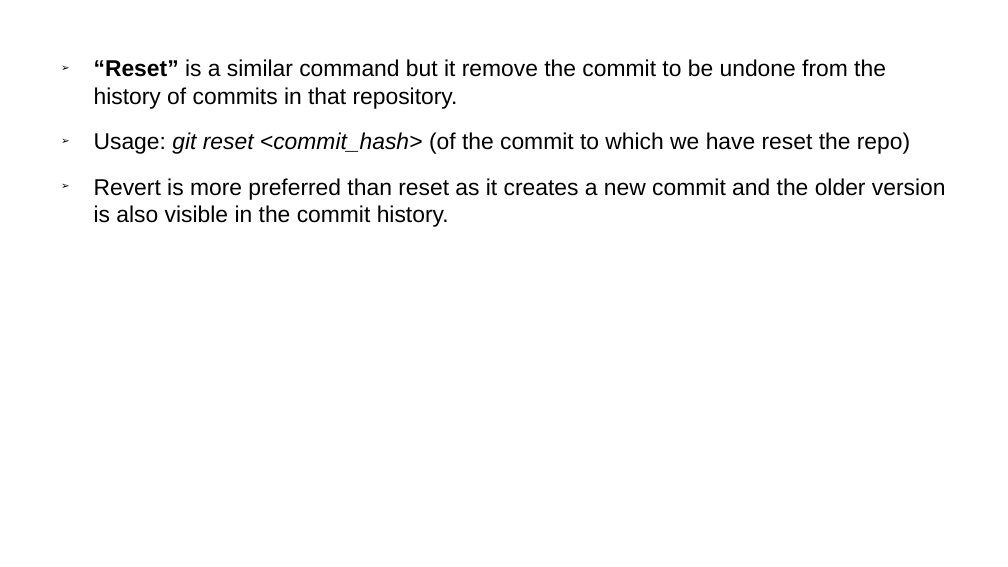
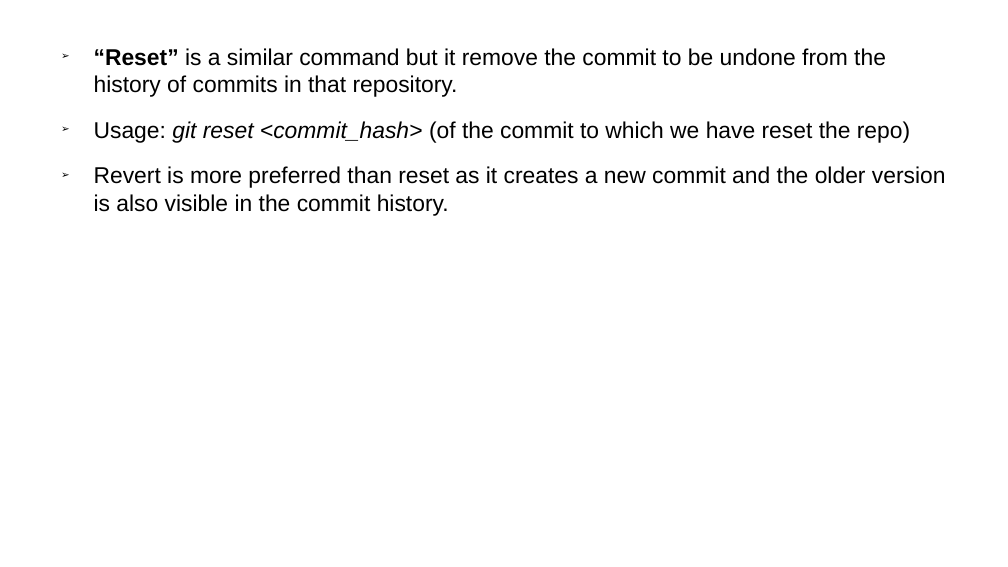
Before and after one commit to anubhavAnora/presentation, a slide deck: slide 10 of Presentation.odp (slide 17 before the commit). Drawn at 1008x567 pixels with LibreOffice and Linux fonts; fonts in the diff are those of the drawing. Boxes give left, top, right and bottom in pixels: in the first picture for what was removed or moved away, otherwise in the second. Text is boxed around its words. In the diff, an @@ line names an element or a change of style, - is before the commit and + after.

```diff
--- a/Presentation.odp
+++ b/Presentation.odp
@@ text "“Reset” is a similar command ...": place and size @@
-text "“Reset” is a similar command ..." at [94,59,946,227]
+text "“Reset” is a similar command ..." at [94,48,946,216]
```
Also in this commit, not shown: 3 other slides changed, 3 slides added, 3 slides removed.
